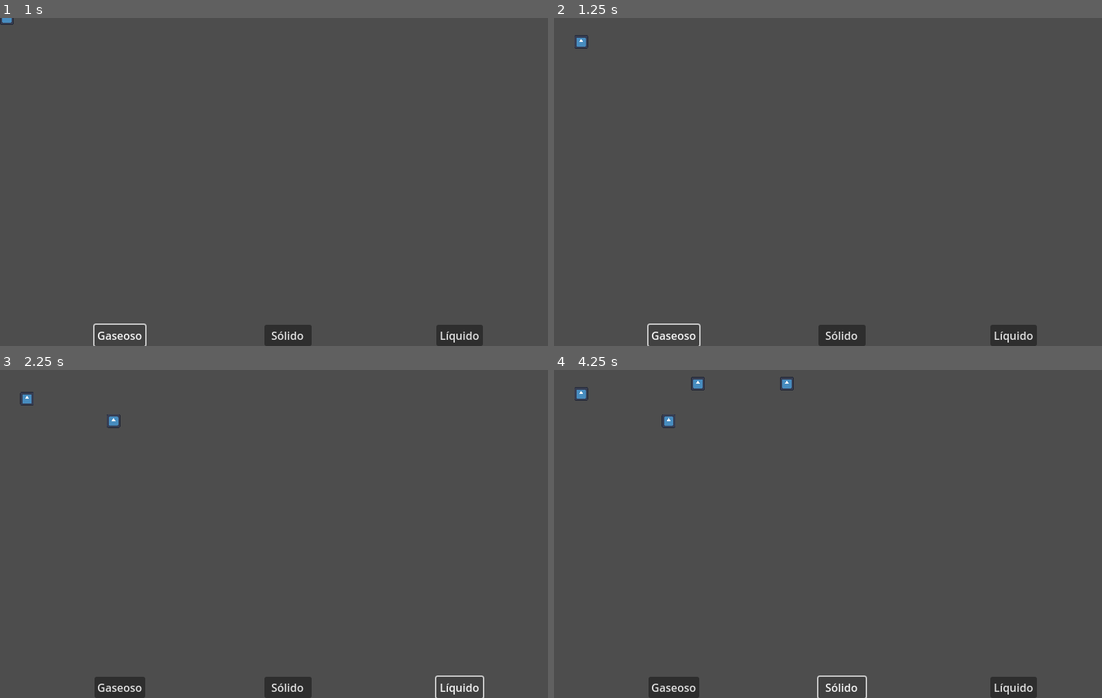
Above: before the commit, frames 1-4 (two rows, left to right).
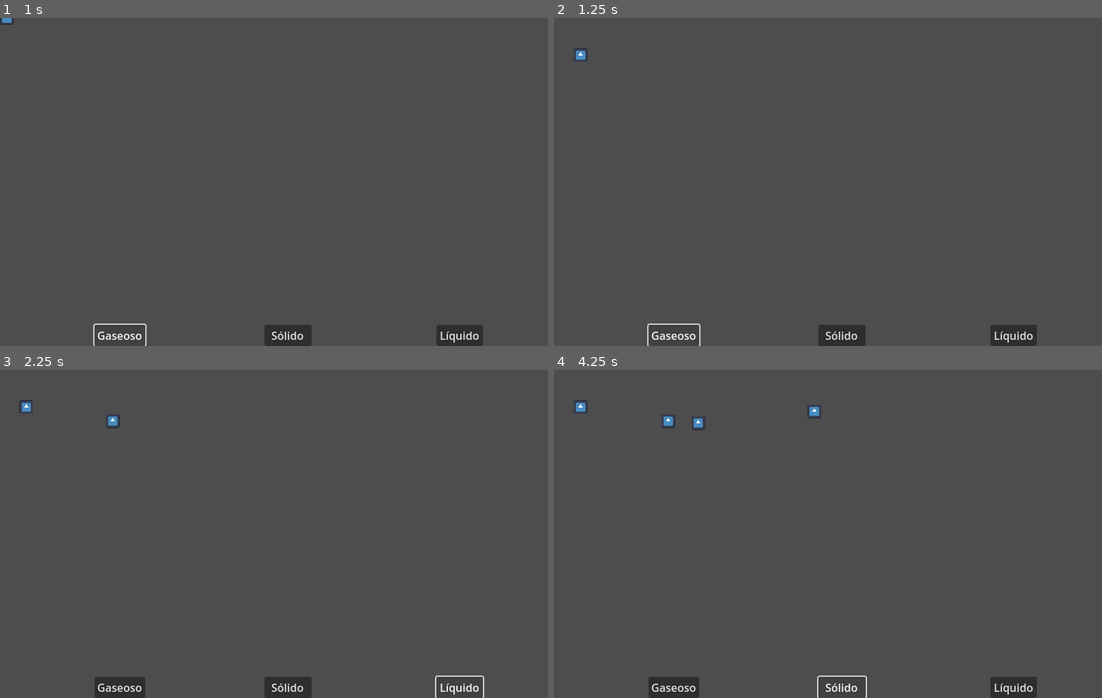
Above: after the commit, the same moments.

Repository: gonzalodelgado/gotita
Game: Godot game, scene res://node_2d.tscn
Same seed, same stepped clock (60 frames per second), same inputs: the game is played once before the commit and once after it. The engine's default icon, where the game draws it, is replaced by a stand-in: a white triangle on a blue panel in a dark square.
Inputs:
- Up to frame 1 (1 s): click "Gaseoso" at 0.5 s
- Up to frame 2 (1.25 s): no input
- Up to frame 3 (2.25 s): click "Sólido" at 1.25 s; click "Líquido" at 2 s
- Up to frame 4 (4.25 s): click "Gaseoso" at 2.75 s; click "Sólido" at 3.5 s

Frame 1 is identical in both runs. In frame 2, 0.1% of the frame differs, in the area x 3-7%, y 5-14%; in frame 3, 0.1%; in frame 4, 0.4%, in the area x 3-49%, y 2-19%.

Commit message:
Corregir física de gotita en diferentes estados.

Diff:
--- a/gotita.gd
+++ b/gotita.gd
@@ -12,42 +12,45 @@
 
 # Called every frame. 'delta' is the elapsed time since the previous frame.
 func _process(delta: float) -> void:
+	pass
+
+
+func _integrate_forces(state):
+	var size = $CollisionShape2D.shape.radius
+	var gravity : Vector2 = ProjectSettings.get_setting("physics/2d/default_gravity_vector")
+
 	match estado:
 		Estados.LIQUIDO:
 			physics_material_override.friction = 0.15
 			physics_material_override.absorbent = true
 			physics_material_override.bounce = 0
-			mass = 0.035
 			min_speed = 64
 			gravity_scale = 1.0
-			apply_force(Vector2(0, 1))
-			# linear_velocity.y = -1
 		Estados.SOLIDO:
 			physics_material_override.friction = 0.01
 			physics_material_override.bounce = 0.2
 			physics_material_override.absorbent = true
-			physics_material_override.rough = true
-			mass = 0.035
 			min_speed = 128
 			gravity_scale = 1.0
-			# linear_velocity.y = -1
 		Estados.GASEOSO:
 			physics_material_override.friction = 0
 			physics_material_override.bounce = 0.1
-			physics_material_override.rough = false
 			min_speed = 32
 			gravity_scale = -0.4
-	var size = $CollisionShape2D.shape.radius
+
 	if position.x - size <= 0:
-		position.x = size + 1
+		position.x = size
 		dir = 1
 		linear_velocity.x = min_speed * dir
 	elif position.x + size >= get_viewport_rect().size.x:
-		position.x = get_viewport_rect().size.x - size - 1
+		position.x = get_viewport_rect().size.x - size
 		dir = -1
 		linear_velocity.x = min_speed * dir
 
-	if position.y + size <= 20:
-		position.y = 20
 	if abs(linear_velocity.x) < min_speed:
 		linear_velocity.x = min_speed * dir
+
+	if position.y - size <= 2:
+		position.y = size + 3
+		if estado != Estados.GASEOSO:
+			state.apply_impulse(gravity*2)
